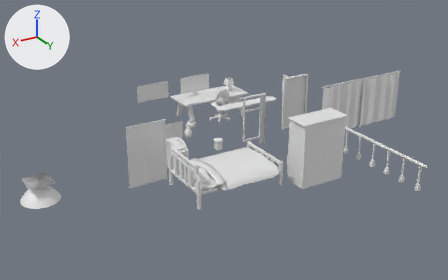
The Blender file assets/3d/householdModels.blend as it was, and as the next commit left it.
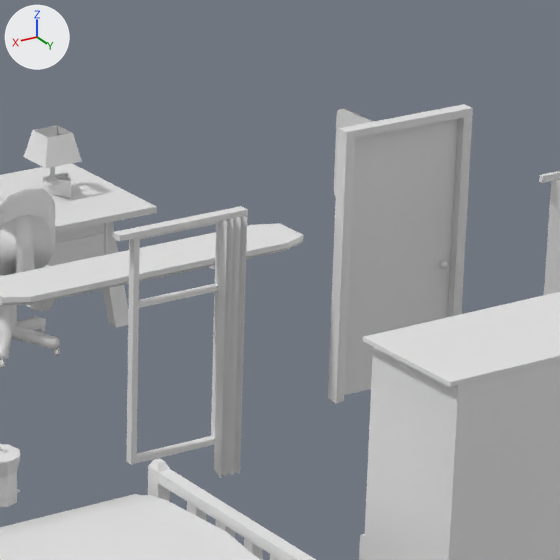
The first picture shows the older version from a camera (50 mm lens) standing at (17.93, 26.14, 13.52) and looking at (2.05, -0.32, 0.28). The close-ups show both versions on the part from 49% to 73% of the width and 19% to 57% of the height of that picture. Lighting does not change. The marker at upper left points along +X, +Y and +Z.
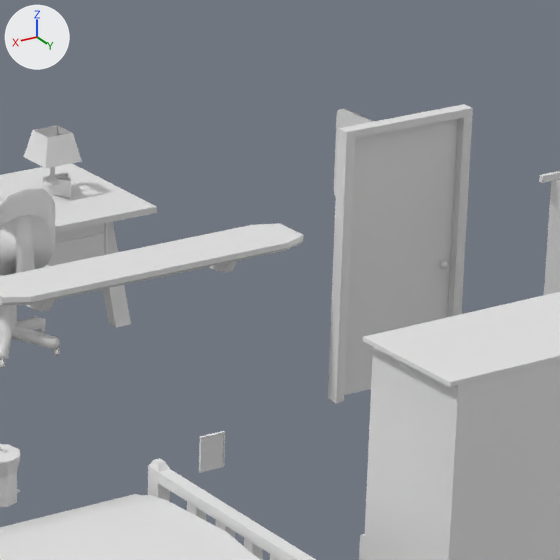
Changed parts and their boxes [x1, y1, x2, y2] in the close-ups (560 x 560 px):
'Plane.002', moved (not visible afterwards): before [214, 215, 247, 478]
'Cube.029', moved (not visible afterwards): before [126, 221, 220, 465]
'Cube.032', moved (not visible afterwards): before [113, 206, 248, 241]
'Cube.035', added: after [202, 433, 224, 471]
'Cube.034', added: after [199, 431, 225, 472]

Edits to the bpy script that builds the scene:
```text
Add me_cube_036:
    me_cube_036.from_pydata([(-0.93, 0.89, 0.95), (-0.93, 0.89, -0.95), (0.93, 0.89, -0.95), (0.93, 0.89, 0.95)], [], [(1, 0, 3, 2)])
Add me_cube_031:
    me_cube_031.from_pydata([(-1.0, 0.25, -1.0), (-1.0, 0.25, 1.0), (-1.0, 1.0, -1.0), (-1.0, 1.0, 1.0), (1.0, 0.25, -1.0), (1.0, 0.25, 1.0), (1.0, 1.0, -1.0), (1.0, 1.0, 1.0), (-0.93, 1.0, 0.95), (-0.93, 1.0, -0.95), (0.93, 1.0, -0.95), (0.93, 1.0, 0.95), (-0.93, 0.7, 0.95), (-0.93, 0.7, -0.95), (0.93, 0.7, -0.95), (0.93, 0.7, 0.95)], [], [(0, 1, 3, 2), (3, 7, 11, 8), (6, 7, 5, 4), (4, 5, 1, 0), (2, 6, 4, 0), (7, 3, 1, 5), (10, 9, 13, 14), (2, 3, 8, 9), (7, 6, 10, 11), (6, 2, 9, 10), (8, 11, 15, 12), (9, 8, 12, 13), (11, 10, 14, 15), (13, 12, 15, 14)])
Change ob_cube_029:
    ob_cube_029.location: (-0.27, -1.1, 0.83) -> (-5.71, 1.45, 0.83)
Change ob_cube_032:
    ob_cube_032.location: (-0.29, -1.07, 2.14) -> (-5.72, 1.48, 2.14)
Change ob_plane_002:
    ob_plane_002.location: (-1.11, -1.04, 0.63) -> (-6.55, 1.5, 0.63)
Add ob_cube_035:
    ob_cube_035 = bpy.data.objects.new('Cube.035', me_cube_036)
    ob_cube_035.location = (0.0, 0.0, 0.0)
    ob_cube_035.scale = (0.148, 0.0495, 0.198)
Add ob_cube_034:
    ob_cube_034 = bpy.data.objects.new('Cube.034', me_cube_031)
    ob_cube_034.location = (0.0, 0.0, 0.0)
    ob_cube_034.scale = (0.148, 0.0495, 0.198)
```
